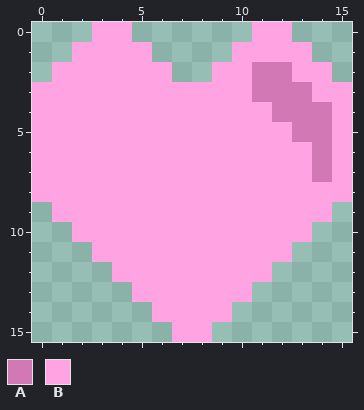
Pixel-art file -- Assets/Images/Sprites/Heart.aseprite. The picture above was drawn from the file before the commit.
16x16 pixels, 1 frame.
Palette (. is transparent): A #d178b5  B #ffa3e2
Pixels before, first column x 0:
 0 ...BB......BB...
 1 ..BBBB....BBBB..
 2 .BBBBBB..BBAABB.
 3 BBBBBBBBBBBAAABB
 4 BBBBBBBBBBBBAAAB
 5 BBBBBBBBBBBBBAAB
 6 BBBBBBBBBBBBBBAB
 7 BBBBBBBBBBBBBBAB
 8 BBBBBBBBBBBBBBBB
 9 .BBBBBBBBBBBBBB.
10 ..BBBBBBBBBBBB..
11 ...BBBBBBBBBB...
12 ....BBBBBBBB....
13 .....BBBBBB.....
14 ......BBBB......
15 .......BB.......
After:
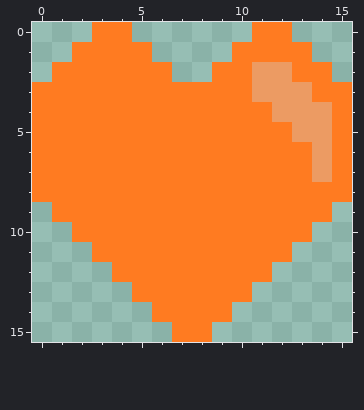
Diff:
Colour A changes from #d178b5 to #ec9b63.
Colour B changes from #ffa3e2 to #ff7b21.
Where, in picture pixels (left, top, right, bottom), the same in both pictures:
changed: (32, 22, 352, 342)
